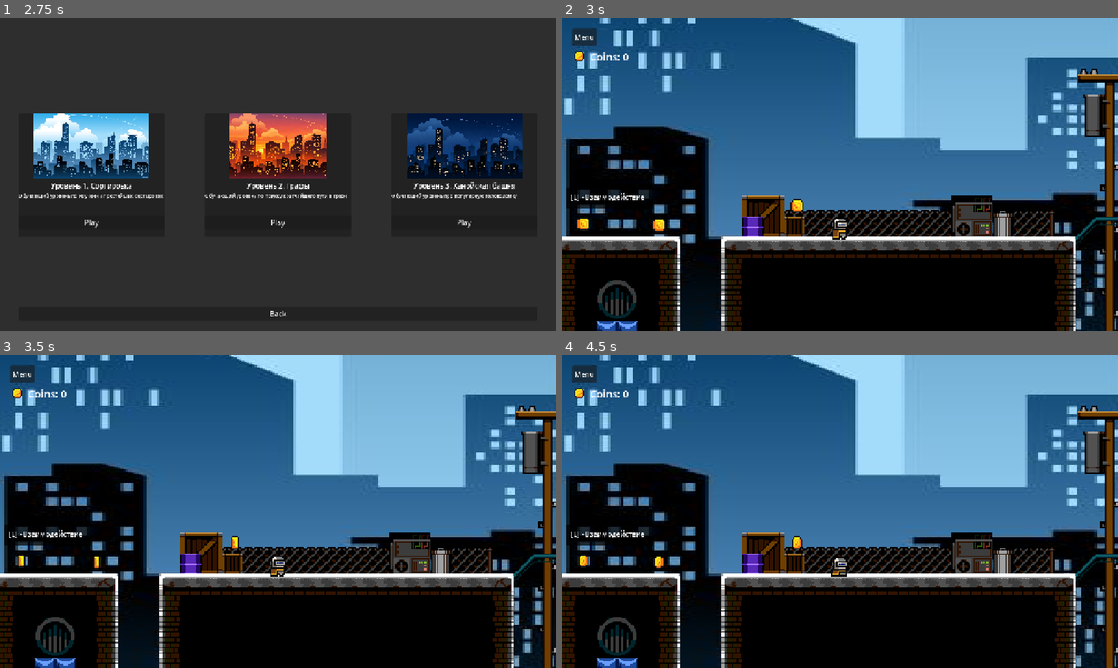
Above: before the commit, frames 1-4 (two rows, left to right).
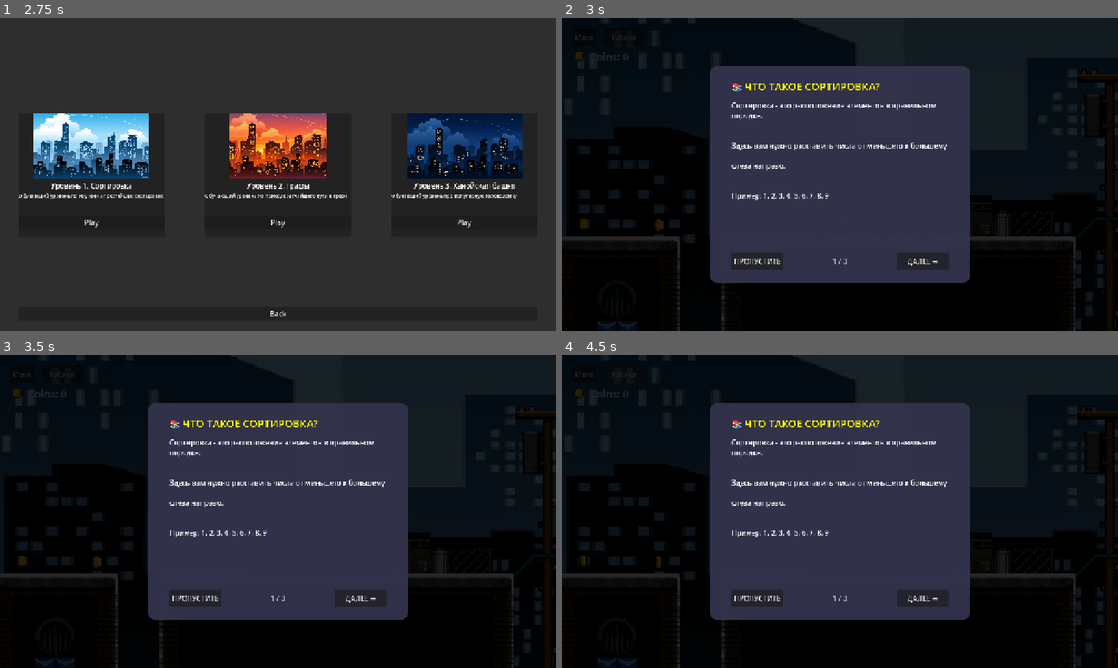
Above: after the commit, the same moments.

Repository: Natr1xon/puzzle_game
Game: Godot game, scene res://scenes/main/main.tscn
Two runs of this game, one before a commit and one after it. Both use one fixed random seed, a clock stepped at 60 frames per second and the inputs below.
Inputs (mouse positions are in pixels of both pictures, inside the frame that each line leads up to):
- Up to frame 1 (2.75 s): click "Play" at 0.5 s; click "Back" at 1.25 s; click "Play" at 2 s
- Up to frame 2 (3 s): click "Play" at 2.75 s
- Up to frame 3 (3.5 s): no input
- Up to frame 4 (4.5 s): click (756, 599) at 3.5 s, where only the run after the commit has a clickable "ПРОПУСТИТЬ"; click (623, 373) at 4.25 s, where only the run after the commit has a clickable "Tutorial"

Frame 1 is identical in both runs. In frame 2, 73% of the frame differs, in the area x 0-100%, y 0-100%; in frame 3, 73%; in frame 4, 73%.

Commit message:
add tutorial

Diff:
--- a/project.godot
+++ b/project.godot
@@ -66,6 +66,10 @@
 "events": [Object(InputEventKey,"resource_local_to_scene":false,"resource_name":"","device":-1,"window_id":0,"alt_press …(195 unchanged characters)…
 ]
 }
+open_tutorial={
+"deadzone": 0.2,
+"events": []
+}
 
 [physics]
 
--- a/scenes/ui/hud.tscn
+++ b/scenes/ui/hud.tscn
@@ -46,3 +46,11 @@
 offset_bottom = 141.0
 theme_override_font_sizes/font_size = 24
 text = "Sum graph nodes: 0"
+
+[node name="TutorialButton" type="Button" parent="." unique_id=405260836]
+layout_mode = 0
+offset_left = 96.0
+offset_top = 24.0
+offset_right = 191.0
+offset_bottom = 64.0
+text = "Tutorial"
--- /dev/null
+++ b/scenes/ui/tutorial_popup.tscn
@@ -0,0 +1,6 @@
+[gd_scene format=3 uid="uid://bipcqk008sh41"]
+
+[ext_resource type="Script" uid="uid://bmiu0atnmam6x" path="res://scripts/ui/tutorial_popup.gd" id="1_g8hy4"]
+
+[node name="TutorialPopup" type="CanvasLayer" unique_id=581748632]
+script = ExtResource("1_g8hy4")
--- a/scripts/level_01/level_logic_1.gd
+++ b/scripts/level_01/level_logic_1.gd
@@ -1,11 +1,66 @@
 extends Node
 
 var is_completed = false
-
+var tutorial_popup = null
 
 @onready var feedback_label = $"../FeedbackLabel"
 
 func _ready():
+	await get_tree().process_frame
+	show_tutorial()
+
+func show_tutorial():
+	show_tutorial_again(true)
+
+func show_tutorial_again(first_time = false):
+	if tutorial_popup:
+		return
+
+	get_tree().paused = true
+
+	tutorial_popup = CanvasLayer.new()
+	tutorial_popup.set_script(preload("res://scripts/ui/tutorial_popup.gd"))
+	add_child(tutorial_popup)
+
+	var pages = [
+		{
+			"title": "📚 ЧТО ТАКОЕ СОРТИРОВКА?",
+			"text": "Сортировка - это расположение элементов в правильном порядке.
+			\n\nЗдесь вам нужно расставить числа от меньшего к большему
+			\nслева направо.
+			\n\nПример: 1, 2, 3, 4, 5, 6, 7, 8, 9"
+		},
+		{
+			"title": "🎮 КАК ИГРАТЬ?",
+			"text": "1. Подойдите к коробу, на котором написано число
+			\n2. Нажмите клавишу E, чтобы выбрать его
+			\n   (объект подсветится желтым)
+			\n3. Подойдите к другому коробу и нажмите E
+			\n   (они поменяются местами)
+			\n4. Повторяйте, пока числа не будут в правильном порядке"
+		},
+		{
+			"title": "✅ ЗАВЕРШЕНИЕ УРОВНЯ",
+			"text": "Когда вы расставите все числа по порядку:
+				\n\n1. Подойдите к кнопке \"ПРОВЕРИТЬ\"
+				\n2. Нажмите E для проверки
+				\n3. Если всё правильно - уровень пройден!
+				\n\n🎯 Удачи!
+			\n\nЧтобы снова открыть это окно можете воспользоваться клавишей T"
+		}
+	]
+
+	tutorial_popup.setup_tutorial(pages, first_time)
+	await tutorial_popup.closed
+
+	tutorial_popup.queue_free()
+	tutorial_popup = null
+	get_tree().paused = false
+
+	if not is_completed and not feedback_label.text == "Sort":
+		start_game()
+
+func start_game():
 	feedback_label.text = "Sort"
 	var rng = RandomNumberGenerator.new()
 	rng.randomize()
@@ -14,45 +69,24 @@
 		if child.has_method("set_value"):
 			child.set_value(rng.randi_range(0, 9))
 
-	show_control_hint()
-
-func show_control_hint():
-	var hint = CanvasLayer.new()
-	hint.layer = 50
-
-	var panel = Panel.new()
-	panel.size = Vector2(200, 50)
-	panel.position = Vector2(10, get_viewport().size.y - 60)
-
-	var style = StyleBoxFlat.new()
-	style.bg_color = Color(0, 0, 0, 0.7)
-	panel.add_theme_stylebox_override("panel", style)
-
-	var label = Label.new()
-	label.text = "[E] - Взаимодействие"
-	label.position = Vector2(10, 10)
-	label.add_theme_color_override("font_color", Color.WHITE)
-
-	panel.add_child(label)
-	hint.add_child(panel)
-	add_child(hint)
+	Notify.info("Расставьте числа в правильном порядке!", 3.0)
 
 func get_objects():
 	var result = []
-
 	for child in $"../PuzzleContainer".get_children():
 		if child.has_method("get_value"):
 			result.append(child)
-
 	return result
 
 func check_answer(is_correct: bool):
 	if is_correct:
 		feedback_label.text = "Correct!"
 		feedback_label.modulate = Color.GREEN
+		Notify.success("Правильно! Уровень пройден!", 2.0)
 	else:
 		feedback_label.text = "Incorrect!"
 		feedback_label.modulate = Color.RED
+		Notify.error("Неправильный порядок! Попробуйте еще раз", 2.0)
 
 	await get_tree().create_timer(2.0).timeout
 
--- a/scripts/level_2/level_logic_2.gd
+++ b/scripts/level_2/level_logic_2.gd
@@ -5,6 +5,7 @@
 var total_value: int = 0
 var player_path: Array = []
 var drawn_connections = {}
+var tutorial_popup = null
 
 signal node_reached(node)
 signal travel_failed(reason)
@@ -15,14 +16,66 @@
 func _ready():
 	randomize()
 	await get_tree().process_frame
+	show_tutorial()
+
+func show_tutorial():
+	show_tutorial_again(true)
+
+func show_tutorial_again(first_time = false):
+	if tutorial_popup:
+		return
+
+	get_tree().paused = true
+
+	tutorial_popup = CanvasLayer.new()
+	tutorial_popup.set_script(preload("res://scripts/ui/tutorial_popup.gd"))
+	add_child(tutorial_popup)
+
+	var pages = [
+		{
+			"title": "🗺 ЧТО ТАКОЕ ГРАФ?",
+			"text": "Граф - это набор узлов (вершин), соединенных между собой связями (ребрами).
+			\n\nКаждый узел содержит число, которое прибавляется к вашей сумме при посещении.
+			\n\nВаша цель - посетить 5 узлов!"
+		},
+		{
+			"title": "🎮 КАК ПУТЕШЕСТВОВАТЬ?",
+			"text": "1. Проходите через узлы, которые выглядят как таблички, и они станут пройденными
+			\n2. Перемещаться можно только по существующим связям
+			\n3. Посещенные узлы подсвечиваются зеленым
+			\n4. Ваша цель - посетить 5 узлов
+			\n5. Старайтесь найти самый выгодный маршрут!"
+		},
+		{
+			"title": "💡 СОВЕТЫ",
+			"text": "• Пройденный путь подсвечивается яркой линией
+			\n• В конце вы узнаете, насколько ваш путь оптимален
+			\n• Ищите узлы с маленькими числами для минимальной суммы
+			\n\n🎯 Удачи в исследовании графа!
+			\n\nЧтобы снова открыть это окно можете воспользоваться клавишей T"
+		}
+	]
+
+	tutorial_popup.setup_tutorial(pages, first_time)
+	await tutorial_popup.closed
+
+	tutorial_popup.queue_free()
+	tutorial_popup = null
+	get_tree().paused = false
+
+	if all_nodes.is_empty():
+		start_game()
+
+func start_game():
 	find_all_nodes()
-
 	reset_total()
 
 	for node in all_nodes:
 		if node.has_signal("player_entered"):
 			node.player_entered.connect(_on_player_reached_node)
 
+	Notify.info("Исследуйте граф! Посетите 5 узлов!", 3.0)
+
 func find_all_nodes():
 	all_nodes = get_tree().get_nodes_in_group("travel_nodes")
 	print("Найдено узлов: ", all_nodes.size())
@@ -35,7 +88,6 @@
 		return
 
 	var line = Line2D.new()
-
 	line.modulate.a = 0.0
 
 	var tween = create_tween()
@@ -49,7 +101,6 @@
 	line.add_point(b.global_position)
 
 	connection_container.add_child(line)
-
 	drawn_connections[key] = line
 
 func highlight_connection(a, b):
@@ -181,4 +232,5 @@
 	if player_path.size() == 5:
 		compare_with_optimal(player_path[0], player_path[-1])
 	else:
-		Notify.error("Весь путь не пройден", 2.0)
+		var remaining = 5 - player_path.size()
+		Notify.info("Осталось посетить узлов: " + str(remaining), 2.0)
--- a/scripts/level_3/level_logic_3.gd
+++ b/scripts/level_3/level_logic_3.gd
@@ -1,40 +1,88 @@
 extends Node2D
 
 var pegs = [[], [], []]
+var selected_peg = -1
+var current_near_peg = -1
+var tutorial_popup = null
+
 var DiskScene = preload("res://scenes/objects/disk.tscn")
-var current_near_peg = -1
-
-var message_timer = null
 var input_handler = null
 
 func _ready():
+	await get_tree().process_frame
+	show_tutorial()
+
+func show_tutorial():
+	show_tutorial_again(true)
+
+func show_tutorial_again(first_time = false):
+	if tutorial_popup:
+		return
+
+	get_tree().paused = true
+
+	tutorial_popup = CanvasLayer.new()
+	tutorial_popup.set_script(preload("res://scripts/ui/tutorial_popup.gd"))
+	add_child(tutorial_popup)
+
+	var pages = [
+		{
+			"title": "🗼 ЧТО ТАКОЕ ХАНОЙСКАЯ БАШНЯ?",
+			"text": "Классическая головоломка!
+			\n\nУ вас есть 3 стержня и 5 дисков разного размера.
+			\n\nЦель - перенести все диски с левого стержня на правый."
+		},
+		{
+			"title": "📏 ПРАВИЛА",
+			"text": "• За один раз можно перемещать только один диск
+			\n• Нельзя класть большой диск на маленький
+			\n• Диски можно перемещать на любой стержень
+			\n• Минимальное количество ходов для 5 дисков - 31"
+		},
+		{
+			"title": "🎮 УПРАВЛЕНИЕ",
+			"text": "1. Подойдите к стержню с диском и нажмите E
+			\n   (стержень подсветится, диск выбран)
+			\n2. Подойдите к другому стержню и нажмите E
+			\n   (диск переместится)
+			\n3. Соберите все диски на правом стержне"
+		},
+		{
+			"title": "💡 СОВЕТ",
+			"text": "Для решения используйте средний стержень как вспомогательный.
+			\n\nПопробуйте найти самый эффективный способ!
+			\n\n🎯 Удачи!
+			\n\nЧтобы снова открыть это окно можете воспользоваться клавишей T"
+		}
+	]
+
+	tutorial_popup.setup_tutorial(pages, first_time)
+	await tutorial_popup.closed
+
+	tutorial_popup.queue_free()
+	tutorial_popup = null
+	get_tree().paused = false
+
+	if pegs[0].is_empty() and pegs[1].is_empty() and pegs[2].is_empty():
+		start_game()
+
+func start_game():
 	input_handler = get_node("../InputHandler")
-	if not input_handler:
-		print("InputHandler не найден!")
 
 	var pegs_list = $"../Pegs".get_children()
 	for i in range(pegs_list.size()):
 		pegs_list[i].index = i
-		print("Назначен индекс ", i, " для ", pegs_list[i].name)
 
 	init_game()
-	print_pegs_info()
+
+	Notify.info("Переместите все диски на правый стержень!", 3.0)
 
 func on_player_entered_peg_zone(peg_index: int):
 	current_near_peg = peg_index
-	print("Игрок рядом с колышком ", peg_index)
-
-
-	message_timer = get_tree().create_timer(1.5)
-	await message_timer.timeout
-
-	if current_near_peg == peg_index:
-		Notify.info("Нажмите E для взаимодействия с колышком ", 2.0)
 
 func on_player_exited_peg_zone(peg_index: int):
 	if current_near_peg == peg_index:
 		current_near_peg = -1
-		print("Игрок отошел от колышка ", peg_index)
 
 func interact_with_current_peg():
 	if current_near_peg == -1:
@@ -43,16 +91,13 @@
 
 	if input_handler:
 		input_handler.handle_peg_clicked(current_near_peg)
-	else:
-		Notify.error("Ошибка: InputHandler не найден!")
-
 	return true
 
 func highlight_peg(peg_index: int, highlight: bool):
 	var peg = $"../Pegs".get_child(peg_index)
 	var sprite = peg.get_node_or_null("Sprite2D")
 	if sprite:
-		sprite.modulate = Color.RED if highlight else Color.WHITE
+		sprite.modulate = Color.YELLOW if highlight else Color.WHITE
 
 func init_game():
 	for child in $"../Disks".get_children():
@@ -67,7 +112,7 @@
 
 	update_view()
 
-func create_disk(size: int):
+func create_disk(size):
 	var disk = DiskScene.instantiate()
 	disk.setup(size)
 	return disk
@@ -86,11 +131,3 @@
 			var x = center_x - disk.size.x / 2
 
 			disk.position = Vector2(x, y)
-
-func print_pegs_info():
-	print("=== Текущее состояние ===")
-	for i in range(3):
-		var sizes = []
-		for disk in pegs[i]:
-			sizes.append(str(disk.disk_size))
-		print("Колышек ", i, ": ", sizes)
--- a/scripts/main.gd
+++ b/scripts/main.gd
@@ -5,12 +5,11 @@
 @onready var level_container = $LevelContainer
 @onready var ui = $UI
 @onready var hud = $UI/HUD
+@onready var tutorial = $UI/HUD/TutorialButton
 @onready var game_menu = $UI/game_menu
 @onready var resume_button = $UI/game_menu/Panel/VBoxContainer/ResumeButton
 
-
 var current_level_path = ""
-
 var coins := 0
 
 func add_coin():
@@ -25,15 +24,16 @@
 	ui.hide()
 
 	var shortcut = Shortcut.new()
-
-	var events = InputMap.action_get_events("game_menu")
-	if events.size() > 0:
-		shortcut.events = events
+	var menu_events = InputMap.action_get_events("open_game_menu")
+	if menu_events.size() > 0:
+		shortcut.events = menu_events
 		resume_button.shortcut = shortcut
 
 	menu.start_game.connect(_on_start_game)
 
 	hud.open_menu.connect(_on_open_game_menu)
+	hud.open_tutorial.connect(_on_open_tutorial)
+
 	game_menu.resume_pressed.connect(_on_resume)
 	game_menu.level_select_pressed.connect(_on_level_select_from_game)
 	game_menu.main_menu_pressed.connect(_on_main_menu_from_game)
@@ -49,11 +49,10 @@
 
 func _on_level_selected(path):
 	level_select.hide()
-
 	load_level(path)
-
 	ui.show()
 	hud.show()
+
 	if "level_02" in current_level_path:
 		hud.show_sum()
 	else:
@@ -70,6 +69,20 @@
 	game_menu.show()
 	get_tree().paused = true
 
+func _on_open_tutorial():
+	var current_level_logic = get_current_level_logic()
+	if current_level_logic and current_level_logic.has_method("show_tutorial_again"):
+		current_level_logic.show_tutorial_again()
+	else:
+		print("Туториал не доступен для текущего уровня")
+
+func get_current_level_logic():
+	for child in level_container.get_children():
+		var level_logic = child.find_child("LevelLogic", true, false)
+		if level_logic and level_logic.has_method("show_tutorial_again"):
+			return level_logic
+	return null
+
 func _on_resume():
 	game_menu.hide()
 	get_tree().paused = false
@@ -77,25 +90,21 @@
 func _on_level_select_from_game():
 	get_tree().paused = false
 
-	# удалить уровень
 	for child in level_container.get_children():
 		child.queue_free()
 
 	game_menu.hide()
 	hud.hide()
-
 	level_select.show()
 
 func _on_main_menu_from_game():
 	get_tree().paused = false
 
-	# удалить уровень
 	for child in level_container.get_children():
 		child.queue_free()
 
 	game_menu.hide()
 	hud.hide()
-
 	menu.show()
 
 func update_hud_sum(value: int):
--- a/scripts/ui/hud.gd
+++ b/scripts/ui/hud.gd
@@ -1,8 +1,10 @@
 extends Control
 
 signal open_menu
+signal open_tutorial
 
 @onready var menu_button = $MenuButton
+@onready var tutorial_button = $TutorialButton
 @onready var coin_label = $CoinScoreLabel
 @onready var sum_label = $SumGraphs
 
@@ -10,16 +12,26 @@
 	sum_label.hide()
 
 	var shortcut = Shortcut.new()
-
-	var events = InputMap.action_get_events("game_menu")
-	if events.size() > 0:
-		shortcut.events = events
+	var menu_events = InputMap.action_get_events("open_game_menu")
+	if menu_events.size() > 0:
+		shortcut.events = menu_events
 		menu_button.shortcut = shortcut
 
+	shortcut = Shortcut.new()
+	var tutorial_events = InputMap.action_get_events("open_tutorial")
+	if tutorial_events.size() > 0:
+		shortcut.events = tutorial_events
+		tutorial_button.shortcut = shortcut
+
 	menu_button.pressed.connect(_on_menu_pressed)
+	tutorial_button.pressed.connect(_on_tutorial_pressed)
+
 
 func _on_menu_pressed():
 	open_menu.emit()
+
+func _on_tutorial_pressed():
+	open_tutorial.emit()
 
 func update_coins(value: int):
 	coin_label.text = "Coins: " + str(value)
--- /dev/null
+++ b/scripts/ui/tutorial_popup.gd
@@ -0,0 +1,145 @@
+extends CanvasLayer
+
+var pages = []
+var current_page = 0
+var background = null
+var panel = null
+var is_first_time = true
+
+signal closed
+
+func _ready():
+	process_mode = PROCESS_MODE_ALWAYS
+	layer = 200
+	hide()
+
+func setup_tutorial(tutorial_pages: Array, first_time: bool = true):
+	pages = tutorial_pages
+	current_page = 0
+	is_first_time = first_time
+	show_page()
+
+func _input(event):
+	if visible and (event.is_action_pressed("ui_cancel") or event.is_action_pressed("open_tutorial")):
+		close()
+		get_viewport().set_input_as_handled()
+
+func show_page():
+	if background:
+		background.queue_free()
+	if panel:
+		panel.queue_free()
+
+	background = ColorRect.new()
+	background.color = Color(0, 0, 0, 0.85)
+	background.anchor_right = 1.0
+	background.anchor_bottom = 1.0
+	add_child(background)
+
+	panel = Panel.new()
+	panel.size = Vector2(600, 500)
+	var viewport_size = get_viewport().get_visible_rect().size
+	panel.position = Vector2(viewport_size.x / 2 - 300, viewport_size.y / 2 - 250)
+
+	var style = StyleBoxFlat.new()
+	style.bg_color = Color(0.2, 0.2, 0.3, 0.95)
+	style.corner_radius_top_left = 20
+	style.corner_radius_top_right = 20
+	style.corner_radius_bottom_left = 20
+	style.corner_radius_bottom_right = 20
+	panel.add_theme_stylebox_override("panel", style)
+
+	# Заголовок
+	var title = Label.new()
+	title.text = pages[current_page]["title"]
+	title.position = Vector2(50, 30)
+	title.size = Vector2(500, 40)
+	title.add_theme_color_override("font_color", Color.YELLOW)
+	title.add_theme_font_size_override("font_size", 24)
+	panel.add_child(title)
+
+	# Текст
+	var text = RichTextLabel.new()
+	text.text = pages[current_page]["text"]
+	text.position = Vector2(50, 80)
+	text.size = Vector2(500, 340)
+	text.fit_content = true
+	text.autowrap_mode = TextServer.AUTOWRAP_WORD
+	text.add_theme_color_override("default_color", Color.WHITE)
+	text.add_theme_font_size_override("normal_font_size", 16)
+	panel.add_child(text)
+
+	# Нижняя панель с кнопками
+	var button_y = 430
+
+	# Кнопка "НАЗАД" (только не на первой странице)
+	if current_page > 0:
+		var back_button = Button.new()
+		back_button.text = "← НАЗАД"
+		back_button.position = Vector2(50, button_y)
+		back_button.size = Vector2(120, 40)
+		back_button.pressed.connect(_on_back_pressed)
+		panel.add_child(back_button)
+
+	# Кнопка "ПРОПУСТИТЬ" (только на первой странице)
+	if current_page == 0 and pages.size() > 1:
+		var skip_button = Button.new()
+		skip_button.text = "ПРОПУСТИТЬ"
+		skip_button.position = Vector2(50, button_y)
+		skip_button.size = Vector2(120, 40)
+		skip_button.pressed.connect(_on_skip_pressed)
+		panel.add_child(skip_button)
+
+	# Индикатор страницы (центр)
+	var page_indicator = Label.new()
+	page_indicator.text = str(current_page + 1) + " / " + str(pages.size())
+	page_indicator.position = Vector2(260, button_y + 8)
+	page_indicator.size = Vector2(80, 30)
+	page_indicator.horizontal_alignment = HORIZONTAL_ALIGNMENT_CENTER
+	page_indicator.add_theme_color_override("font_color", Color.GRAY)
+	page_indicator.add_theme_font_size_override("font_size", 16)
+	panel.add_child(page_indicator)
+
+	# Кнопка "ДАЛЕЕ" или "НАЧАТЬ/ПРОДОЛЖИТЬ"
+	var next_button = Button.new()
+	if current_page == pages.size() - 1:
+		if is_first_time:
+			next_button.text = "▶ НАЧАТЬ ИГРУ"
+		else:
+			next_button.text = "▶ ПРОДОЛЖИТЬ"
+		next_button.position = Vector2(430, button_y)
+	else:
+		next_button.text = "ДАЛЕЕ →"
+		next_button.position = Vector2(430, button_y)
+
+	next_button.size = Vector2(120, 40)
+	next_button.pressed.connect(_on_next_pressed)
+	panel.add_child(next_button)
+
+	add_child(panel)
+	show()
+	get_tree().paused = true
+
+func _on_back_pressed():
+	current_page -= 1
+	if current_page >= 0:
+		show_page()
+
+func _on_next_pressed():
+	current_page += 1
+	if current_page < pages.size():
+		show_page()
+	else:
+		close()
+
+func _on_skip_pressed():
+	close()
+
+func close():
+	if background:
+		background.queue_free()
+	if panel:
+		panel.queue_free()
+	hide()
+	get_tree().paused = false
+	closed.emit()
Not shown, added: scripts/ui/tutorial_popup.gd.uid
